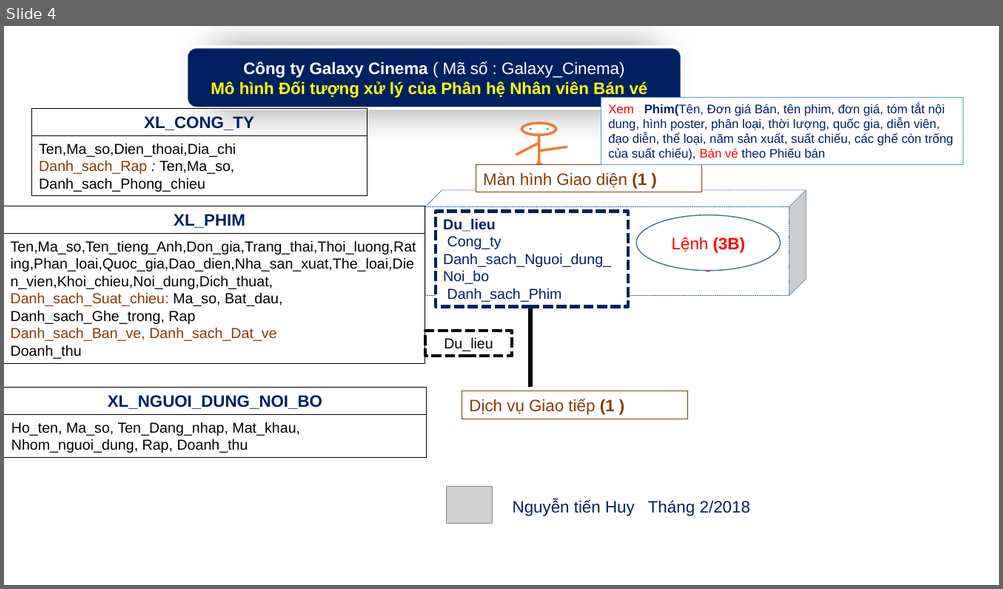
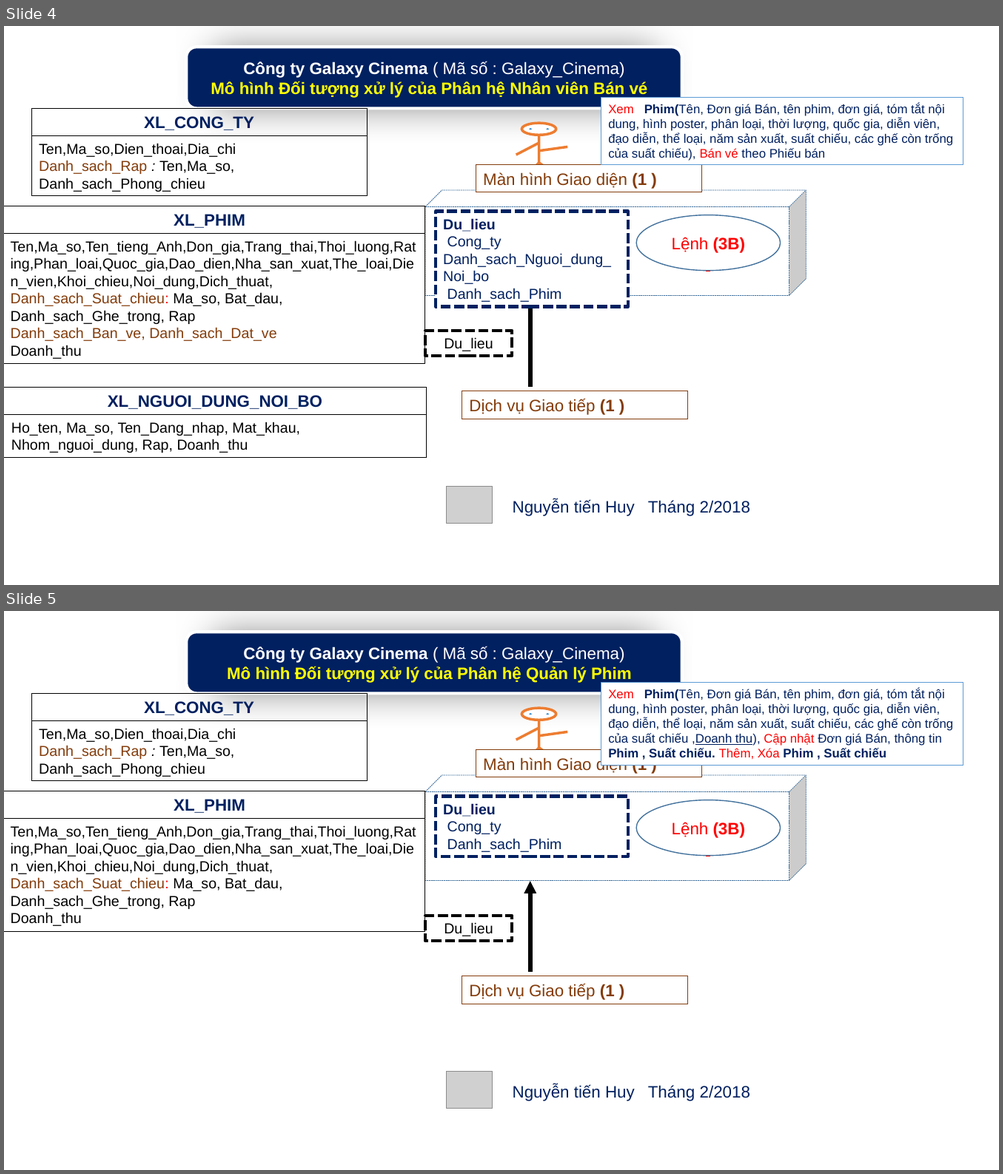
Before and after one commit to phkhuong/pttkpm_doan, a slide deck: Galaxy_Cinema_Mo_hinh_Doi_tuong.pptx. Shown one above the other, each under a label of ours: slide 4 before the commit, slides 4 and 5 after it. The pictures are 1003x589 and 1003x1174 pixels, drawn with LibreOffice and Linux fonts; fonts in the diff are those of the drawing; grey boxes stand for pictures. Boxes give left, top, right and bottom in pixels: in the first picture for what was removed or moved away, otherwise in the second. Text is boxed around its words. In the diff, an @@ line names an element or a change of style, - is before the commit and + after.

Commit message:
cap nhat mo hinh doi tuong Quan ly Phim

```diff
--- a/Galaxy_Cinema_Mo_hinh_Doi_tuong.pptx
+++ b/Galaxy_Cinema_Mo_hinh_Doi_tuong.pptx
@@ slide 5 added at <box>4,611,999,1170</box>, background #FFFFFF @@
@@ rounded rectangle added at <box>186,632,681,694</box>, fill #002060, outline #FFFFFF 3 pt, 16 pt, text #FFFFFF, bold @@
+Công ty Galaxy Cinema ( Mã số : Galaxy_Cinema)
+Mô hình Đối tượng xử lý của Phân hệ Quản lý Phim
@@ rectangle added at <box>31,694,367,721</box>, outline #000000 0.75 pt, 16 pt, text #002060, bold @@
+XL_CONG_TY
@@ rectangle added at <box>601,682,963,765</box>, fill #FFFFFF, outline #5B9BD5 0.75 pt, 12 pt, text #002060 @@
+Xem Phim(Tên, Đơn giá Bán, tên phim, đơn giá, tóm tắt nội dung, hình poster, phân loại, thời lượng, quốc gia, diễn viên, đạo diễn, thể loại, năm sản xuất, suất chiếu, các ghế còn trống của suất chiếu ,Doanh thu), Cập nhật Đơn giá Bán, thông tin Phim , Suất chiếu. Thêm, Xóa Phim , Suất chiếu
@@ rectangle added at <box>31,721,367,781</box>, outline #000000 0.75 pt, 14 pt, text #000000 @@
+Ten,Ma_so,Dien_thoai,Dia_chi
+Danh_sach_Rap : Ten,Ma_so, Danh_sach_Phong_chieu
@@ group added at <box>516,708,567,760</box>: 5 lines, 3 ellipses @@
@@ rectangle added at <box>475,750,701,777</box>, fill #FFFFFF, outline #843C0B 0.75 pt, 16 pt, text #843C0B @@
+Màn hình Giao diện (1 )
@@ cube added at <box>426,775,806,880</box>, fill #FFFFFF, outline #43739E 0.5 pt dashed @@
@@ rectangle added at <box>4,791,426,818</box>, outline #000000 0.75 pt, 16 pt, text #002060, bold @@
+XL_PHIM
@@ rectangle added at <box>436,797,629,857</box>, fill #FFFFFF, outline #002060 3.25 pt dashed, 14 pt, text #002060 @@
+Du_lieu
+Cong_ty
+Danh_sach_Phim
@@ ellipse added at <box>636,800,780,856</box>, fill #FFFFFF, outline #43739E 1 pt, 16 pt, text #FF0000 @@
+Lệnh (3B)
@@ rectangle added at <box>4,818,426,931</box>, outline #000000 0.75 pt, 14 pt, text #000000 @@
+Ten,Ma_so,Ten_tieng_Anh,Don_gia,Trang_thai,Thoi_luong,Rating,Phan_loai,Quoc_gia,Dao_dien,Nha_san_xuat,The_loai,Dien_vien,Khoi_chieu,Noi_dung,Dich_thuat,
+Danh_sach_Suat_chieu: Ma_so, Bat_dau, Danh_sach_Ghe_trong, Rap
+Doanh_thu
@@ arrow added from (530, 972) to (530, 881), #000000 4 pt @@
@@ rectangle added at <box>426,916,512,942</box>, fill #FFFFFF, outline #000000 3.25 pt dashed, 14 pt, text #000000 @@
+Du_lieu
@@ rectangle added at <box>462,977,688,1004</box>, fill #FFFFFF, outline #843C0B 0.75 pt, 16 pt, text #843C0B @@
+Dịch vụ Giao tiếp (1 )
@@ picture added at <box>447,1071,492,1109</box> @@
@@ text added at <box>512,1085,750,1102</box>, 16 pt, text #002060 @@
+Nguyễn tiến Huy Tháng 2/2018
```
